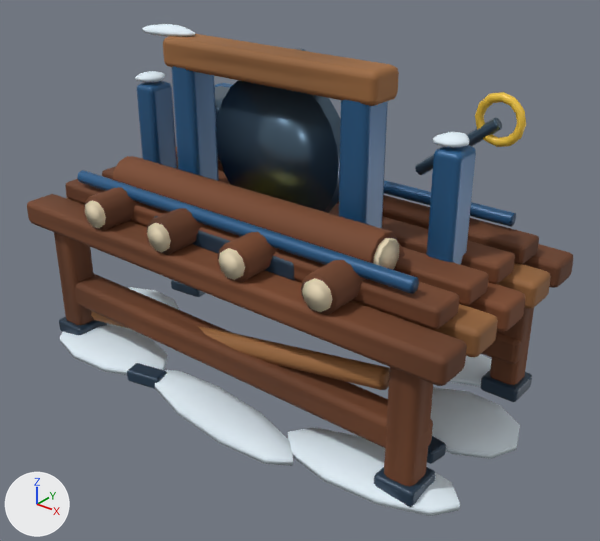
One commit to the glTF model HavenlineGodot/assets/stations_v2/processing_counter.glb: the scene before it, then after it.
One viewpoint serves both versions: a 50 mm camera at (2.99, -3.56, 2.92) aimed at (0.18, -0.04, 0.74). The lights are fixed; the arrows at lower left show +X, +Y and +Z. The older version comes first. Vertices at exactly the same position are counted once.

Script lines for the objects in view, before the commit:
```python
mat_hl_blue = bpy.data.materials.new('HL_blue')
mat_hl_blue.use_nodes = True; mat_hl_blue.node_tree.nodes.clear()
_N = mat_hl_blue.node_tree.nodes; _L = mat_hl_blue.node_tree.links
n0 = _N.new('ShaderNodeBsdfPrincipled'); n0.name = 'Principled BSDF'
n0.inputs[1].default_value = 0.18  # 'Metallic'
n0.inputs[2].default_value = 0.4  # 'Roughness'
n1 = _N.new('ShaderNodeOutputMaterial'); n1.name = 'Material Output'
n2 = _N.new('ShaderNodeMix'); n2.name = 'Mix'
n2.data_type = 'RGBA'
n2.blend_type = 'MULTIPLY'
n2.inputs[0].default_value = 1.0  # 'Factor'
n2.inputs[7].default_value = (0.075, 0.32, 0.6, 1.0)  # 'B', blue #4d99cb
n3 = _N.new('ShaderNodeVertexColor'); n3.name = 'Color Attribute'
_L.new(n0.outputs[0], n1.inputs[0])  # 'BSDF' to 'Surface'
_L.new(n2.outputs[2], n0.inputs[0])  # 'Result' to 'Base Color'
_L.new(n3.outputs[0], n2.inputs[6])  # 'Color' to 'A'
me_processing_counter = bpy.data.meshes.new('processing_counter')
me_processing_counter.from_pydata(...)  # 5057 vertices, 9536 faces; spans x -1.6..1.6, y -0.88..0.87, z -0.04..2.08
me_processing_counter.materials.append(mat_hl_snow)
me_processing_counter.materials.append(mat_hl_dark)
me_processing_counter.materials.append(mat_hl_wood)
me_processing_counter.materials.append(mat_hl_wood_light)
me_processing_counter.materials.append(mat_hl_blue)
me_processing_counter.materials.append(mat_hl_metal)
me_processing_counter.materials.append(mat_hl_orange)
me_processing_counter.materials.append(mat_hl_yellow)
me_processing_counter.materials.append(mat_hl_cream)
ob_processing_counter = bpy.data.objects.new('processing_counter', me_processing_counter)
ob_processing_counter.location = (0.0, 0.0, 0.0)
```
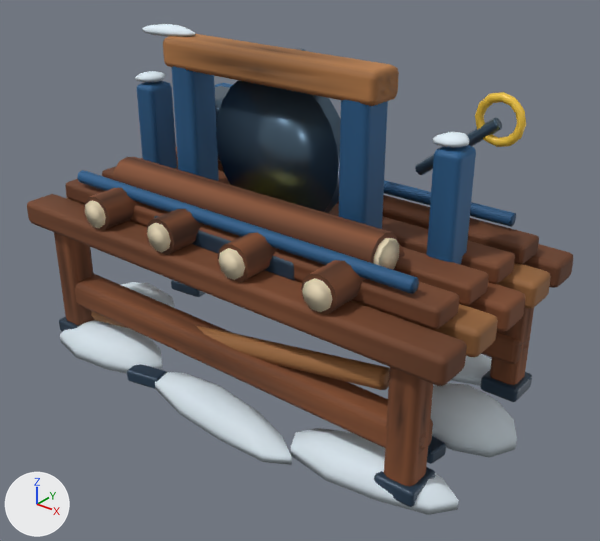
What changed in the scene script:
```text
Change mat_hl_blue:
    where n0 = _N.new('ShaderNodeBsdfPrincipled'); n0.name = 'Principled BSDF'
    n0.inputs[2].default_value: 0.4 -> 0.65  # 'Roughness'
Change me_processing_counter:
    used by ob_processing_counter; location = (0.0, 0.0, 0.0)
    remove me_processing_counter.from_pydata(...)  # 5057 vertices, 9536 faces; spans x -1.6..1.6, y -0.88..0.87, z -0.04..2.08
    add me_processing_counter.from_pydata(...)  # 6203 vertices, 11820 faces; spans x -1.56..1.6, y -0.86..0.86, z -0.04..2.08
    me_processing_counter part 1: 445 vertices moved from x -1.6..1.6, y -0.88..0.87, z -0.02..1.01 to x -1.56..1.6, y -0.86..0.86, z -0.02..1.04; 122 vertices removed from x -1.39..1.39, y -0.84..0.67, z 0.01..1.17; 1130 vertices added at x -1.39..1.39, y -0.83..0.67, z 0.01..1.3
    me_processing_counter part 2: 32 vertices moved within x -0.72..0.72, y -0.18..0.06, z 1.85..2.03; 24 vertices removed from x -0.75..0.75, y -0.18..0.06, z 1.85..2.03; 162 vertices added at x -0.76..0.76, y -0.18..0.06, z 1.85..2.03
    me_processing_counter part 3: 1884 kept faces spanning x -1.56..1.6, y -0.86..0.86, z -0.04..2.08 get new vertex colours
```

Where the change shows, as pixel boxes [x1, y1, x2, y2] in the pictures (600 x 541 px):
'processing_counter', surface changed, reshaped: before [27, 24, 573, 516]; after [27, 24, 573, 515]
part 1 of me_processing_counter, built on: before [54, 187, 534, 516]; after [54, 188, 534, 515]
part 2 of me_processing_counter, cut back: before [165, 34, 395, 106]; after [163, 34, 398, 106]
part 3 of me_processing_counter, recoloured: [60, 26, 517, 515] in both
